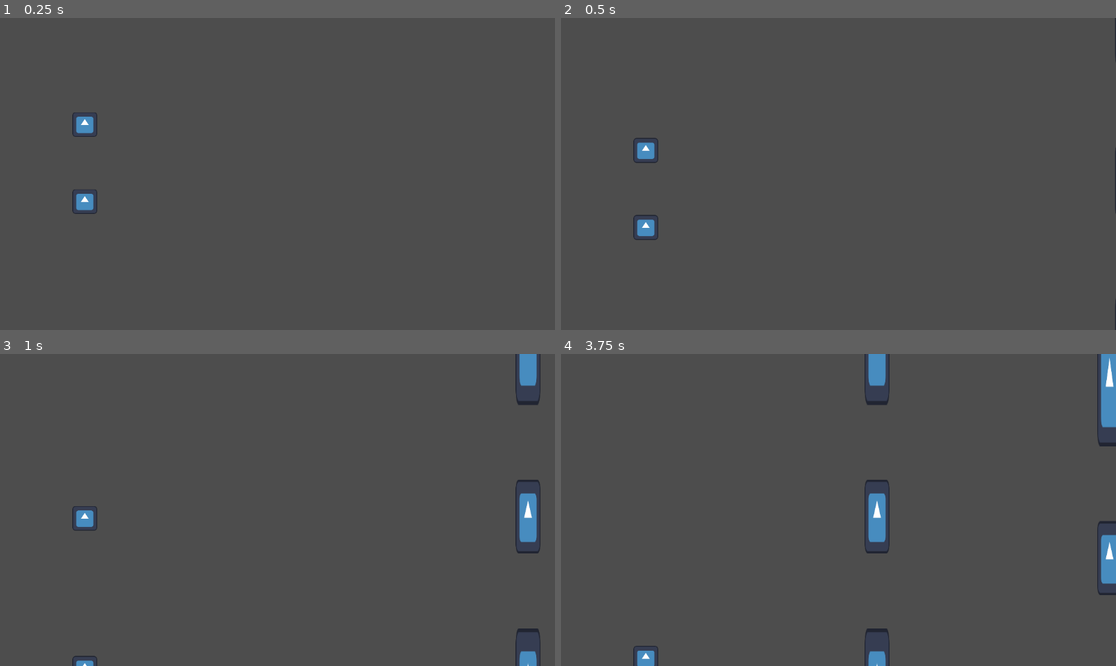
Above: before the commit, frames 1-4 (two rows, left to right).
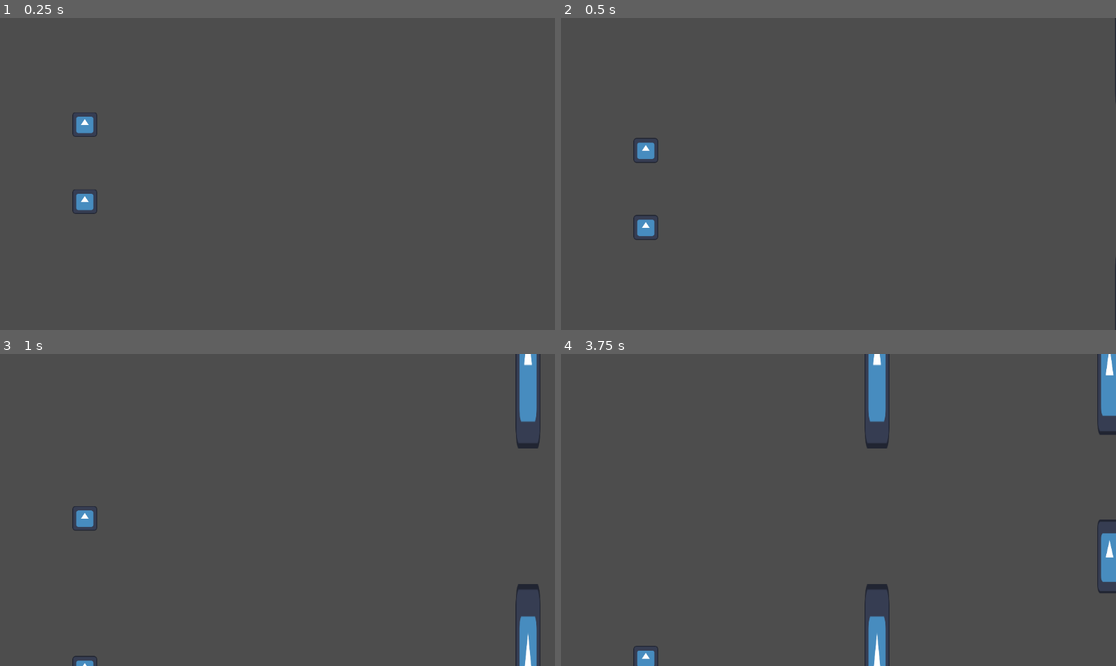
Above: after the commit, the same moments.

Repository: jnmcallister/frivolous-birds
Game: Godot game, scene res://Scenes/game.tscn
Same seed, same stepped clock (60 frames per second), same inputs: the game is played once before the commit and once after it. The engine's default icon, where the game draws it, is replaced by a stand-in: a white triangle on a blue panel in a dark square.
Inputs (mouse positions are in pixels of both pictures, inside the frame that each line leads up to):
- Up to frame 1 (0.25 s): no input
- Up to frame 2 (0.5 s): no input
- Up to frame 3 (1 s): move the mouse to (399, 494) at 0.52 s; click (399, 494) at 0.77 s
- Up to frame 4 (3.75 s): move the mouse to (727, 525) at 1.27 s; click (727, 525) at 1.52 s; move the mouse to (894, 441) at 2.02 s; move the mouse to (810, 572) at 2.77 s; click (810, 572) at 3.02 s; move the mouse to (1005, 556) at 3.52 s

Frame 1 is identical in both runs. In frame 2, less than 0.1% of the frame differs, in the area x 99-100%, y 14-91%; in frame 3, 1.8%; in frame 4, 2.3%, in the area x 54-100%, y 0-100%.

Commit message:
Select pipes randomly
Add a double pipe (one big gap for both players to fit through), and randomly select between pipe types each time one spawns in

Diff:
--- /dev/null
+++ b/Scenes/double_pipe.tscn
@@ -0,0 +1,16 @@
+[gd_scene load_steps=3 format=3 uid="uid://bmhbn8mohgs2k"]
+
+[ext_resource type="PackedScene" uid="uid://bi3hwnl6j3u3v" path="res://Scenes/pipe_segment_holder.tscn" id="1_db4s3"]
+[ext_resource type="PackedScene" uid="uid://da6qc5wdt7kgd" path="res://Scenes/pipe_segment.tscn" id="2_r488b"]
+
+[node name="DoublePipe" type="Node2D"]
+
+[node name="PipeSegmentHolder" parent="." instance=ExtResource("1_db4s3")]
+
+[node name="TopSegment" parent="PipeSegmentHolder" instance=ExtResource("2_r488b")]
+position = Vector2(0, -800)
+scale = Vector2(1, 7)
+
+[node name="BottomSegment" parent="PipeSegmentHolder" instance=ExtResource("2_r488b")]
+position = Vector2(0, 800)
+scale = Vector2(1, 7)
--- /dev/null
+++ b/Scenes/pipe_segment_holder.tscn
@@ -0,0 +1,6 @@
+[gd_scene load_steps=2 format=3 uid="uid://bi3hwnl6j3u3v"]
+
+[ext_resource type="Script" uid="uid://cucqyqmyjwmro" path="res://Scripts/pipe_movement.gd" id="1_e8vp2"]
+
+[node name="PipeSegmentHolder" type="Node2D"]
+script = ExtResource("1_e8vp2")
--- a/Scenes/triple_pipe.tscn
+++ b/Scenes/triple_pipe.tscn
@@ -1,18 +1,19 @@
 [gd_scene load_steps=3 format=3 uid="uid://ifxgca25kcf1"]
 
-[ext_resource type="Script" uid="uid://cucqyqmyjwmro" path="res://Scripts/pipe_movement.gd" id="1_mi0ht"]
+[ext_resource type="PackedScene" uid="uid://bi3hwnl6j3u3v" path="res://Scenes/pipe_segment_holder.tscn" id="1_mi0ht"]
 [ext_resource type="PackedScene" uid="uid://da6qc5wdt7kgd" path="res://Scenes/pipe_segment.tscn" id="1_qn1ws"]
 
 [node name="TriplePipe" type="Node2D"]
-script = ExtResource("1_mi0ht")
 
-[node name="TopSegment" parent="." instance=ExtResource("1_qn1ws")]
-position = Vector2(0, -900)
+[node name="PipeSegmentHolder" parent="." instance=ExtResource("1_mi0ht")]
+
+[node name="TopSegment" parent="PipeSegmentHolder" instance=ExtResource("1_qn1ws")]
+position = Vector2(0, -950)
 scale = Vector2(1, 5)
 
-[node name="MiddleSegment" parent="." instance=ExtResource("1_qn1ws")]
+[node name="MiddleSegment" parent="PipeSegmentHolder" instance=ExtResource("1_qn1ws")]
 scale = Vector2(1, 3)
 
-[node name="BottomSegment" parent="." instance=ExtResource("1_qn1ws")]
-position = Vector2(0, 900)
+[node name="BottomSegment" parent="PipeSegmentHolder" instance=ExtResource("1_qn1ws")]
+position = Vector2(0, 950)
 scale = Vector2(1, 5)
--- a/Scripts/pipe_movement.gd
+++ b/Scripts/pipe_movement.gd
@@ -2,11 +2,11 @@
 
 
 const speed: float = -400
-const respawn_x_pos: float = -700 # When the pipes go past this point, go back into pipe queue
+const respawn_x_pos: float = -1500 # When the pipes go past this point, go back into pipe queue
 
 signal respawn_pipe(Node2D)
 
-var move_pipe: bool = true
+var move_pipe: bool = false
 
 func _physics_process(delta: float) -> void:
 	if move_pipe:
--- a/Scripts/pipe_spawner.gd
+++ b/Scripts/pipe_spawner.gd
@@ -3,29 +3,46 @@
 
 # Get pipes
 const PIPE_SCENE_TRIPLE = preload("res://Scenes/triple_pipe.tscn")
+const PIPE_SCENE_DOUBLE = preload("res://Scenes/double_pipe.tscn")
 
-var pipe_elevation_max: float = 270
+var pipe_elevation_max: float = 260
 var free_pipes: Array[Node2D] = []
+
+var triple_pipe_count: int = 8
+var double_pipe_count: int = 2
 
 @onready var timer: Timer = $Timer
 
 # Called when the node enters the scene tree for the first time.
 func _ready() -> void:
-	create_pipe()
+	instantiate_pipes()
+	spawn_pipe()
 
 
-func create_pipe() -> void:
+# Instantiates several pipes and adds them to free_pipes queue
+func instantiate_pipes() -> void:
+	# Add triple pipes
+	for i in range(triple_pipe_count):
+		instantiate_new_pipe(PIPE_SCENE_TRIPLE)
+
+	# Add double pipes
+	for i in range(double_pipe_count):
+		instantiate_new_pipe(PIPE_SCENE_DOUBLE)
+
+
+# Instantiates a new pipe and adds it to free_pipes queue
+func instantiate_new_pipe(pipe: Resource) -> void:
 	# Instantiate pipe
-	var new_pipe = PIPE_SCENE_TRIPLE.instantiate()
+	var new_pipe = pipe.instantiate()
 
 	# Set as child of this spawner
 	add_child(new_pipe)
 
-	# Set pipe position and stats
-	initialize_pipe(new_pipe)
+	# Make pipe remove itself when it reaches end of screen
+	new_pipe.get_node("PipeSegmentHolder").respawn_pipe.connect(remove_pipe)
 
-	# Make pipe remove itself when it reaches end of screen
-	new_pipe.respawn_pipe.connect(remove_pipe)
+	# Add to queue
+	free_pipes.push_back(new_pipe)
 
 
 # Puts a pipe on the right side of the screen
@@ -33,16 +50,19 @@
 func spawn_pipe() -> void:
 	# Check if there is a pipe available
 	if free_pipes.size() > 0:
-		# TODO - Add random pipe from list
-		initialize_pipe(free_pipes.pop_front())
+		# Add random pipe from list
+		var random_index = randi_range(0, free_pipes.size() - 1)
+		initialize_pipe(free_pipes[random_index])
 
-	# If there is no pipe available, instantiate a new one
+		# Remove pipe from list
+		free_pipes.remove_at(random_index)
+
+	# If there is no pipe available, instantiate new ones
 	else:
-		create_pipe()
+		instantiate_pipes()
 
 
 func _on_timer_timeout() -> void:
-	#create_pipe() # TODO - Add object pooling
 	spawn_pipe()
 
 
@@ -51,7 +71,7 @@
 	pipe_node.position.y = randf_range(-pipe_elevation_max, pipe_elevation_max)
 
 	# Start movement
-	pipe_node.set_move_pipe(true)
+	pipe_node.get_node("PipeSegmentHolder").set_move_pipe(true)
 
 
 # Removes pipe from scene and adds it to the free_pipes array
@@ -63,4 +83,5 @@
 	pipe_node.global_position.x = global_position.x
 
 	# Add this to queue
-	free_pipes.push_back(pipe_node)
+	var pipe_parent = pipe_node.get_parent()
+	free_pipes.push_back(pipe_parent)
